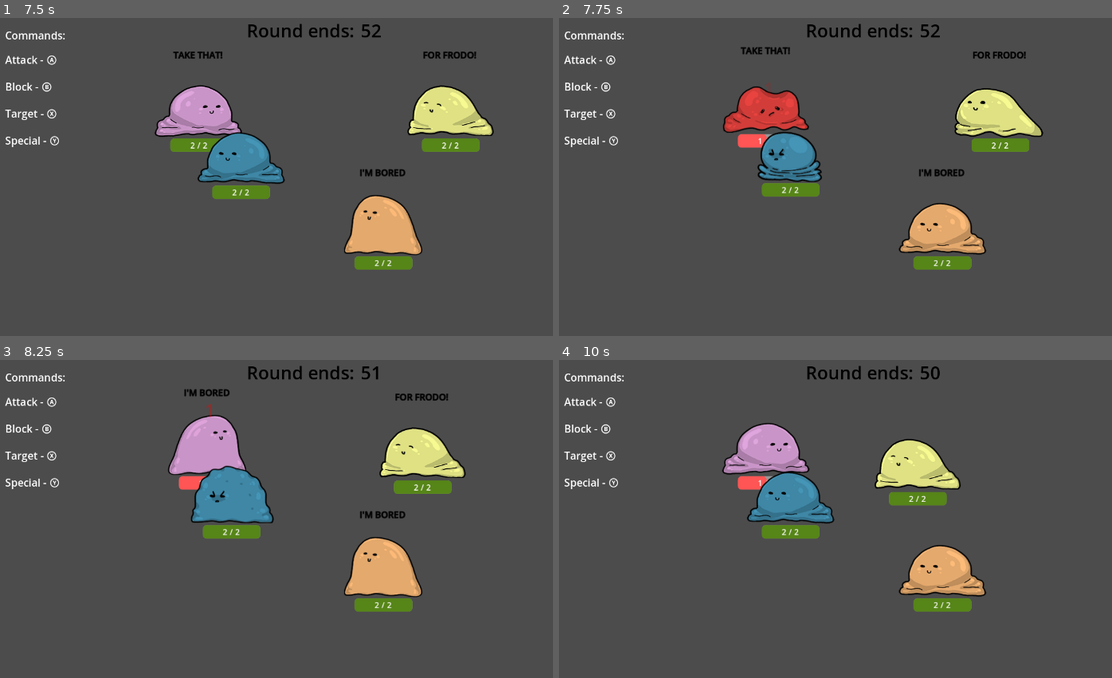
Above: before the commit, frames 1-4 (two rows, left to right).
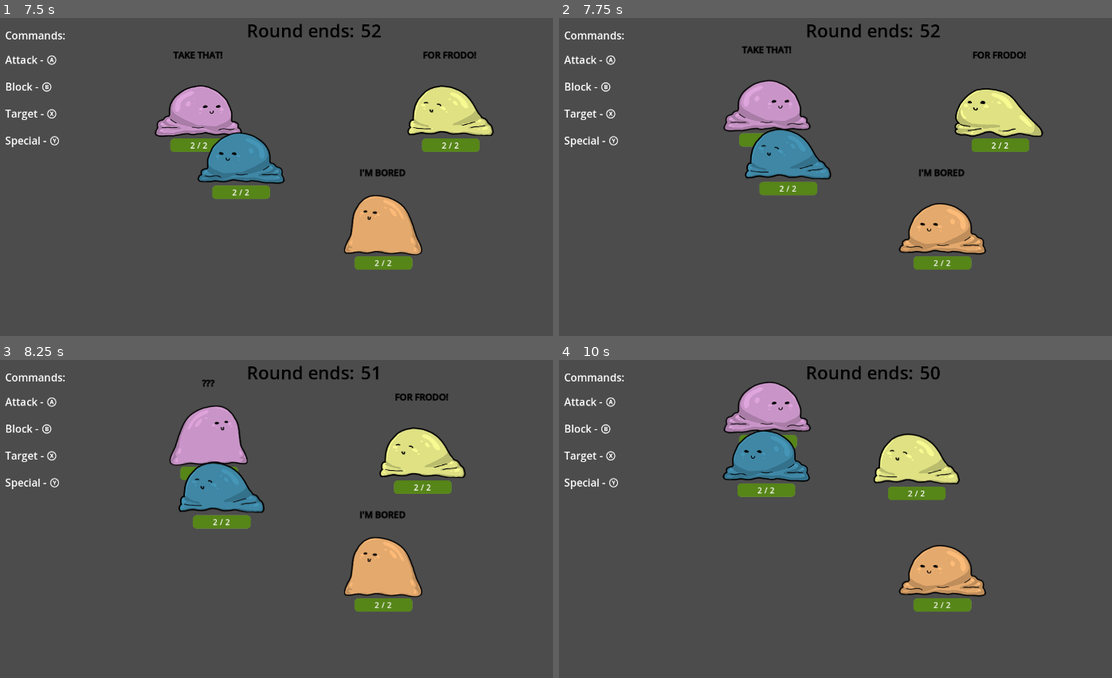
Above: after the commit, the same moments.

Repository: Galitie/mini-tyler-games
Game: Godot game, scene res://tylermon/tylermon.tscn
Two runs of this game, one before a commit and one after it. Both use one fixed random seed, a clock stepped at 60 frames per second and the inputs below. This scene is started directly instead of the project's main scene.
Inputs (mouse positions are in pixels of both pictures, inside the frame that each line leads up to):
- Up to frame 1 (7.5 s): tap Enter (start) at 0.5 s; move the mouse to (453, 180) at 0.52 s; hold Enter (start) 0.53-1.28 s; hold Right (move_piece_right) 0.53-2.03 s; tap Space (jump) at 0.77, 1.52, 3.02, 3.77, 4.52, 6.02, 6.77 s; move the mouse to (188, 215) at 1.27 s; tap B (tylermon_block) at 1.35, 4.35, 7.35 s; move the mouse to (376, 119) at 2.02 s; hold A (move_left) 2.03-2.78 s; tap Y (tylermon_special) at 2.1, 5.1 s; move the mouse to (282, 269) at 2.77 s; hold Right (move_piece_right) 2.78-4.28 s; tap X (tylermon_target) at 2.85, 5.85 s; move the mouse to (503, 250) at 3.52 s; hold Enter (start) 3.53-4.28 s; move the mouse to (121, 142) at 4.27 s; hold A (move_left) 4.28-5.03 s; move the mouse to (348, 196) at 5.02 s; hold Right (move_piece_right) 5.03-5.78 s; move the mouse to (215, 107) at 5.77 s; hold A (move_left) 5.78-7.28 s; move the mouse to (453, 180) at 6.52 s; hold Enter (start) 6.53-7.28 s; move the mouse to (188, 215) at 7.27 s; hold Right (move_piece_right) from 7.28 s (still down)
- Up to frame 2 (7.75 s): keep holding Right (move_piece_right); tap Space (jump) at 7.52 s
- Up to frame 3 (8.25 s): keep holding Right (move_piece_right); move the mouse to (376, 461) at 8.02 s; tap Y (tylermon_special) at 8.1 s
- Up to frame 4 (10 s): move the mouse to (841, 611) at 8.77 s; tap X (tylermon_target) at 8.85 s; tap Space (jump) at 9.02, 9.77 s; move the mouse to (1062, 592) at 9.52 s; release Right (move_piece_right) at 9.53 s; hold A (move_left) from 9.53 s (still down); hold Enter (start) from 9.53 s (still down)

Frame 1 is identical in both runs. In frame 2, 3.3% of the frame differs, in the area x 29-50%, y 8-57%; in frame 3, 3.2%; in frame 4, 7.3%, in the area x 29-73%, y 6-57%.

Commit message:
Adjusted weights

Diff:
--- a/tylermon/mon.gd
+++ b/tylermon/mon.gd
@@ -35,7 +35,7 @@
 	{"state": State.CHARGE_UP, "roll_weight": 4, "acc_weight": 0, "mult": 1.10},
 	{"state": State.TARGET_AND_ATTACK, "roll_weight": 2, "acc_weight": 0, "mult": 1.20},
 	{"state": State.TARGET_AND_SPECIAL, "roll_weight": 2, "acc_weight": 0, "mult": 1.20},
-	{"state": State.PLAYER_COMMAND, "roll_weight": 1, "acc_weight": 0, "mult": 5}
+	{"state": State.PLAYER_COMMAND, "roll_weight": 1, "acc_weight": 0, "mult": 7}
 ]
 
 @onready var timer = $timer
@@ -252,7 +252,7 @@
 func damage(mon, modifier: int):
 	var damage = mon.strength + modifier
 	if mon.current_state == State.SPECIAL_ATTACK:
-		damage += 1 + roundi(mon.strength * strength_mod)
+		damage += 1 + mon.strength
 	damage_label.text = str(damage)
 	damage_anim_player.play("damage_amount")
 	health -= damage
--- a/tylermon/upgrade_menu.gd
+++ b/tylermon/upgrade_menu.gd
@@ -107,7 +107,7 @@
 func gamble():
 	var player_losses = player.losses
 	var player_wins = player.wins
-	var random_num = randi_range(0, 8)
+	var random_num = randi_range(0, 6)
 	random_num += (player_losses - player_wins)
 	if random_num < 0:
 		random_num = 0
